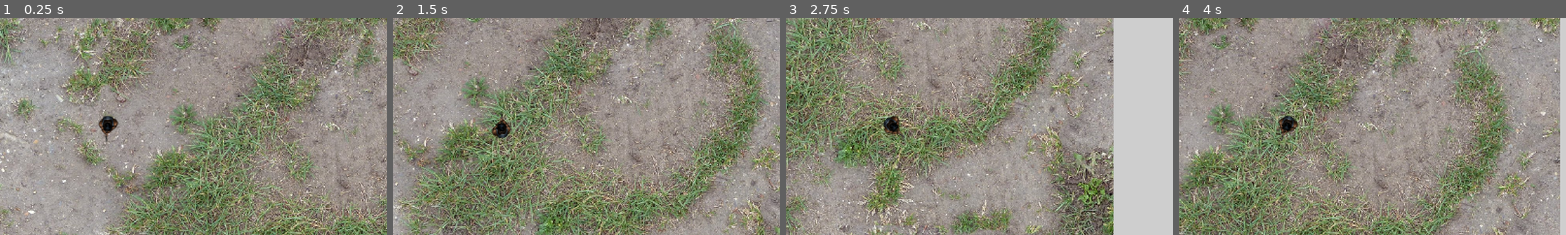
Above: before the commit, frames 1-4 (left to right).
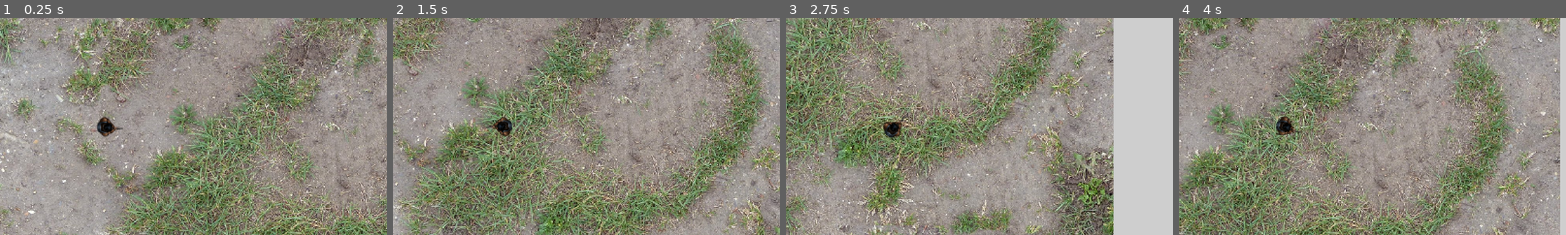
Above: after the commit, the same moments.

Repository: MidotG/Midot
Game: Godot game, scene res://world.tscn
Same seed, same stepped clock (60 frames per second), same inputs: the game is played once before the commit and once after it.
Inputs (mouse positions are % of the whole screen's width and height, from its top left):
- Up to frame 1 (0.25 s): no input
- Up to frame 2 (1.5 s): tap Enter at 0.5 s; move the mouse to (72, 45) at 0.52 s; hold D (move_right) 0.53-1.28 s; click (72, 45) at 0.6 s; move the mouse to (30, 55) at 1.27 s; hold S (move_down) from 1.28 s (still down); click (30, 55) at 1.35 s
- Up to frame 3 (2.75 s): move the mouse to (60, 28) at 2.02 s; release S (move_down) at 2.03 s; hold D (move_right) from 2.03 s (still down); click (60, 28) at 2.1 s
- Up to frame 4 (4 s): move the mouse to (45, 70) at 2.77 s; release D (move_right) at 2.78 s; hold W (move_up) 2.78-3.53 s; click (45, 70) at 2.85 s; move the mouse to (80, 65) at 3.52 s; hold A (move_left) from 3.53 s (still down); click (80, 65) at 3.6 s
The pictures show only the part of the screen within x 36-86%, y 25-75%; the shares and areas given below are measured in that part.

The runs differ from the first frame. In frame 1, 0.3% of the frame differs, in the area x 25-32%, y 45-58%; in frame 2, 0.3%, in the area x 24-31%, y 43-56%; in frame 3, 0.3%; in frame 4, 0.3%.

Commit message:
C7 - fixed player model look at mouse.

Diff:
--- a/player.gd
+++ b/player.gd
@@ -13,7 +13,8 @@
 	if dead:
 		return;
 
-	global_rotation = global_position.direction_to(get_global_mouse_position()).angle() + PI/2.0;
+	#global_rotation = global_position.direction_to(get_global_mouse_position()).angle() + PI/2.0;
+	look_at(get_global_mouse_position());
 	if Input.is_action_just_pressed("shoot"):
 		shoot();
 
